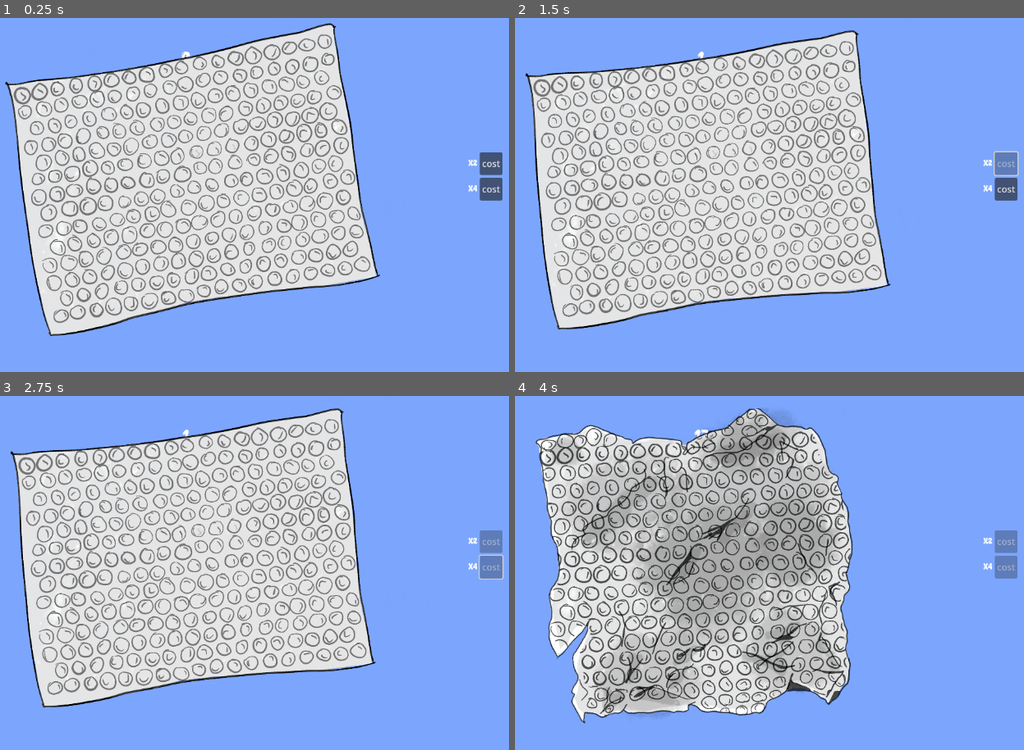
Above: before the commit, frames 1-4 (two rows, left to right).
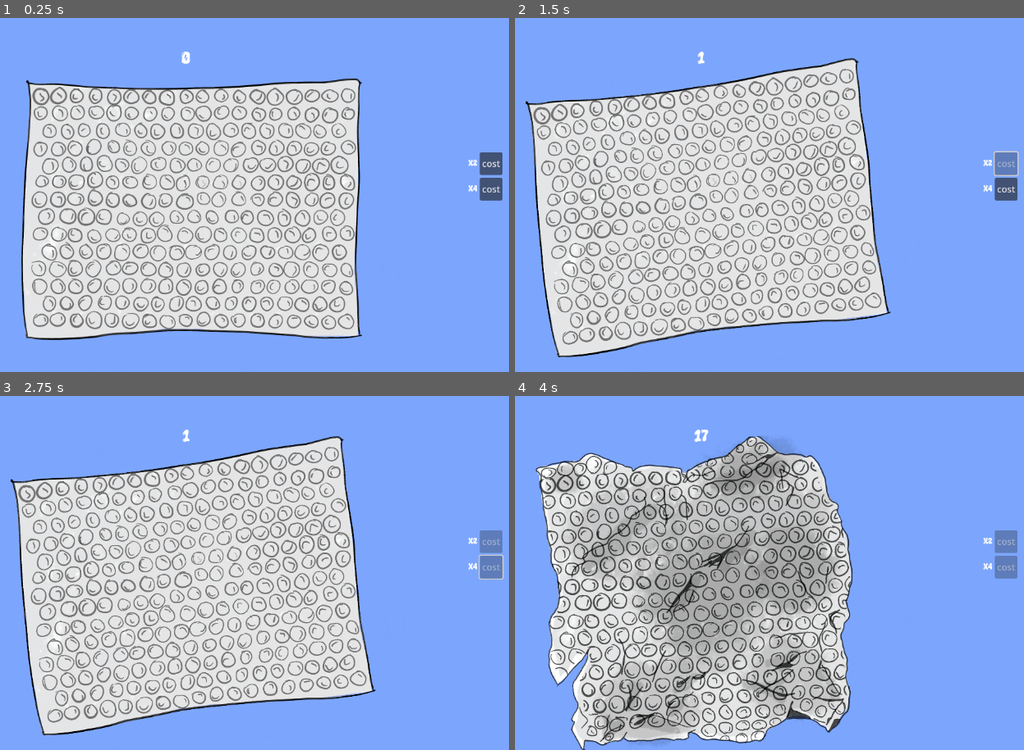
Above: after the commit, the same moments.

Repository: Diegodmbot/GlobalGameJam2025
Game: Godot game, scene res://node_2d.tscn
Same seed, same stepped clock (60 frames per second), same inputs: the game is played once before the commit and once after it.
Inputs (mouse positions are in pixels of both pictures, inside the frame that each line leads up to; where the layout moved, square brackets give the same spot in the first picture):
- Up to frame 1 (0.25 s): no input
- Up to frame 2 (1.5 s): click (703, 216) [703, 187] at 0.5 s; click "cost" at 1.25 s
- Up to frame 3 (2.75 s): click "cost" at 2 s
- Up to frame 4 (4 s): click (703, 594) [703, 565] at 2.75 s; click (703, 594) [703, 565] at 3.5 s

The runs differ from the first frame. In frame 1, 31% of the frame differs, in the area x 0-75%, y 1-91%; in frame 2, 30%; in frame 3, 30%; in frame 4, 36%, in the area x 4-67%, y 3-100%.

Commit message:
animaciones acabadas

Diff:
--- a/node_2d.gd
+++ b/node_2d.gd
@@ -5,6 +5,7 @@
 @onready var texture_button = $Main/TextureButton
 @onready var current_state:int = 1
 
+const INITIAL_POSITION = Vector2(-960, -167)
 const ADDER : int = 1
 
 
@@ -33,4 +34,12 @@
 	tween.tween_property(texture_button, "rotation_degrees", randf_range(-3, -10), 0.05)
 	if current_state == 0:
 		texture_button.disabled = true
-		tween.tween_property(texture_button, "position", Vector2(texture_button.position.x, 1000), 2)
+		tween.tween_property(texture_button, "position", Vector2(texture_button.position.x, 800), 1)
+		await  tween.finished
+		texture_button.position = INITIAL_POSITION
+		texture_button.scale = Vector2(0,0)
+		#tween.stop()
+		$Main/TextureButton/AnimationPlayer.play("create")
+		current_state = 1
+		texture_button.texture_normal = preload("res://sprites/Papel-1.PNG")
+		texture_button.disabled = false
--- a/node_2d.tscn
+++ b/node_2d.tscn
@@ -22,6 +22,43 @@
 font = ExtResource("3_7gd3n")
 font_size = 32
 
+[sub_resource type="Animation" id="Animation_mc113"]
+resource_name = "create"
+length = 0.3
+tracks/0/type = "value"
+tracks/0/imported = false
+tracks/0/enabled = true
+tracks/0/path = NodePath(".:scale")
+tracks/0/interp = 1
+tracks/0/loop_wrap = true
+tracks/0/keys = {
+"times": PackedFloat32Array(0, 0.3),
+"transitions": PackedFloat32Array(1.86607, 1),
+"update": 0,
+"values": [Vector2(0, 0), Vector2(0.5, 0.5)]
+}
+
+[sub_resource type="Animation" id="Animation_804pn"]
+length = 0.001
+tracks/0/type = "value"
+tracks/0/imported = false
+tracks/0/enabled = true
+tracks/0/path = NodePath(".:scale")
+tracks/0/interp = 1
+tracks/0/loop_wrap = true
+tracks/0/keys = {
+"times": PackedFloat32Array(0),
+"transitions": PackedFloat32Array(1),
+"update": 0,
+"values": [Vector2(0.5, 0.5)]
+}
+
+[sub_resource type="AnimationLibrary" id="AnimationLibrary_mtwkm"]
+_data = {
+"RESET": SubResource("Animation_804pn"),
+"create": SubResource("Animation_mc113")
+}
+
 [node name="Node2D" type="CanvasLayer"]
 script = ExtResource("1_tb3fq")
 
@@ -152,12 +189,11 @@
 anchor_right = 0.5
 anchor_bottom = 0.5
 offset_left = -960.0
-offset_top = -540.0
+offset_top = -491.0
 offset_right = 960.0
-offset_bottom = 540.0
-grow_horizontal = 2
-grow_vertical = 2
-rotation = -0.174533
+offset_bottom = 589.0
+grow_horizontal = 2
+grow_vertical = 2
 scale = Vector2(0.5, 0.5)
 pivot_offset = Vector2(960, 540)
 size_flags_horizontal = 4
@@ -171,4 +207,9 @@
 script = ExtResource("5_ttjky")
 streams = Array[AudioStream]([ExtResource("7_7yuuq")])
 
+[node name="AnimationPlayer" type="AnimationPlayer" parent="Main/TextureButton"]
+libraries = {
+"": SubResource("AnimationLibrary_mtwkm")
+}
+
 [connection signal="pressed" from="Main/TextureButton" to="." method="_on_texture_button_pressed"]
Not shown: 1 places in node_2d.tscn that only renumber resources
